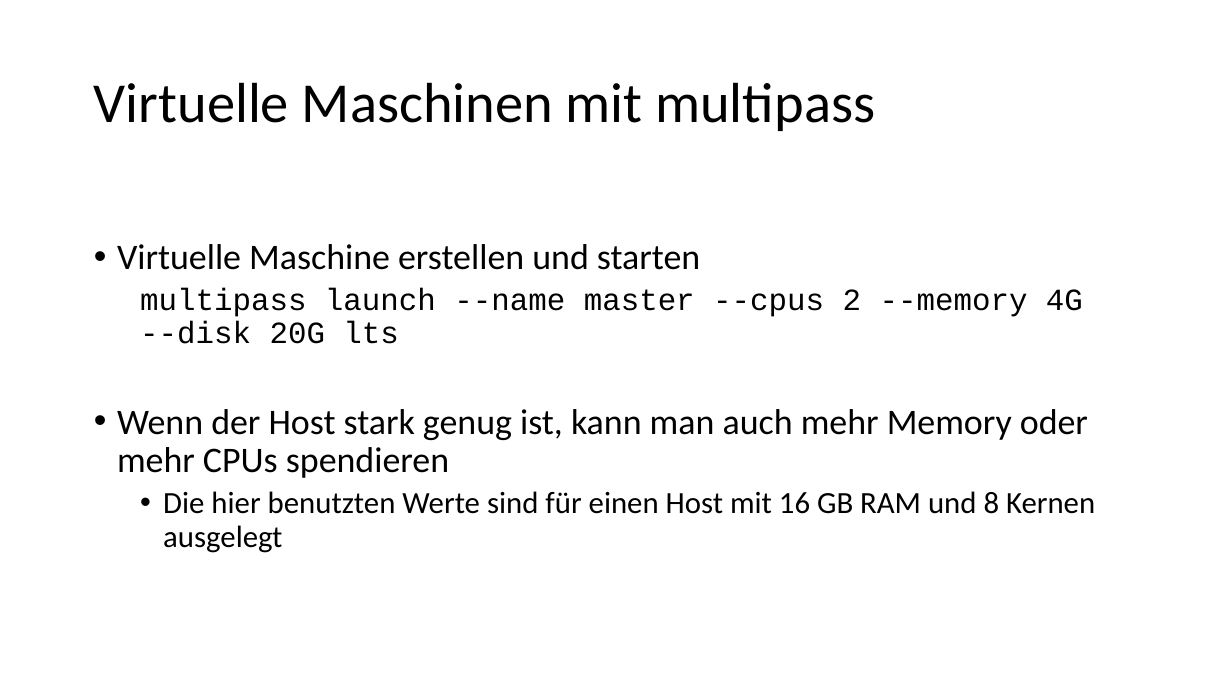
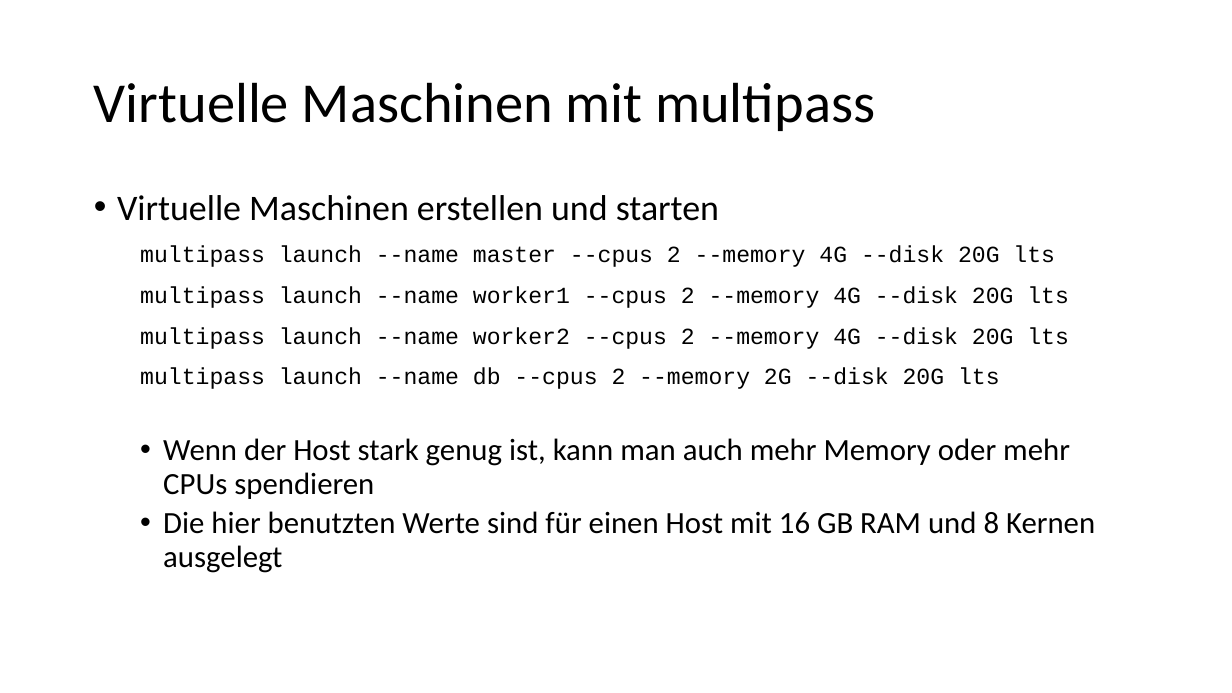
Before and after one commit to igeldo/PR4-SoSe23, a slide deck: slide 7 of sample/kubernetes/Bring your own device - Teil 1.pptx (slide 6 before the commit). Drawn at 1232x693 pixels with LibreOffice and Linux fonts; fonts in the diff are those of the drawing. Boxes give left, top, right and bottom in pixels: in the first picture for what was removed or moved away, otherwise in the second. Text is boxed around its words. In the diff, an @@ line names an element or a change of style, - is before the commit and + after.

```diff
--- a/sample/kubernetes/Bring your own device - Teil 1.pptx
+++ b/sample/kubernetes/Bring your own device - Teil 1.pptx
@@ text at (117,195,719,221): text changed @@
-• Virtuelle Maschine erstellen und starten
+• Virtuelle Maschinen erstellen und starten
@@ text at (140,246,1070,499): size 24 to 18 pt in "multipass launch --name master --cpus 2 --memory ..."; size 28 to 24 pt in "Wenn der Host stark genug ist, kann ..."; list level 2 to 1 in "multipass launch --name master --cpus ..."; list level 1 to 2 in "Wenn der Host stark genug ..." @@
@@ text at (140,286,1069,389): paragraphs added @@
+multipass launch --name worker1 --cpus 2 --memory 4G --disk 20G lts
+multipass launch --name worker2 --cpus 2 --memory 4G --disk 20G lts
+multipass launch --name db --cpus 2 --memory 2G --disk 20G lts
```
Also in this commit, not shown: 6 other slides changed, 3 slides added, 2 slides removed, 2 other files.
